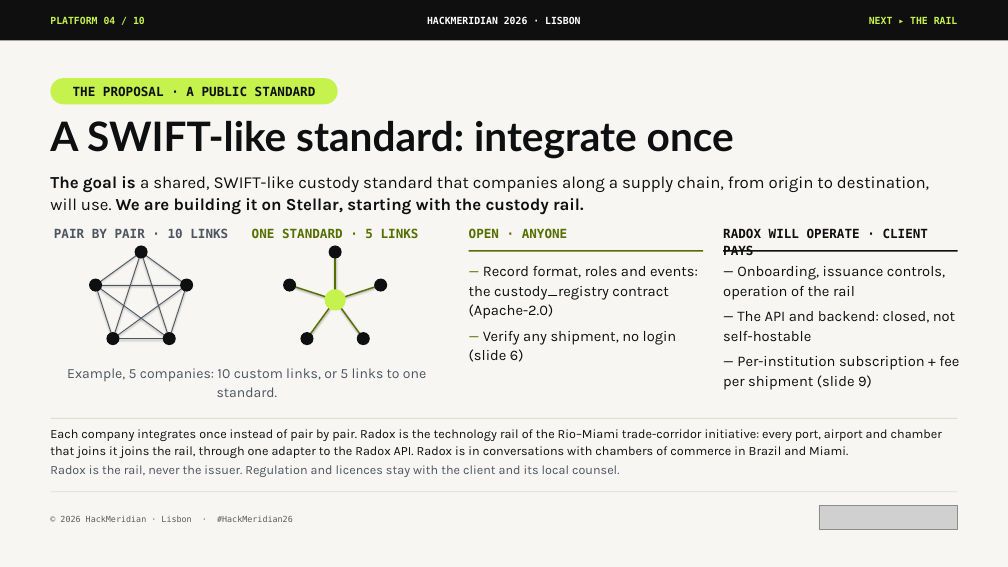
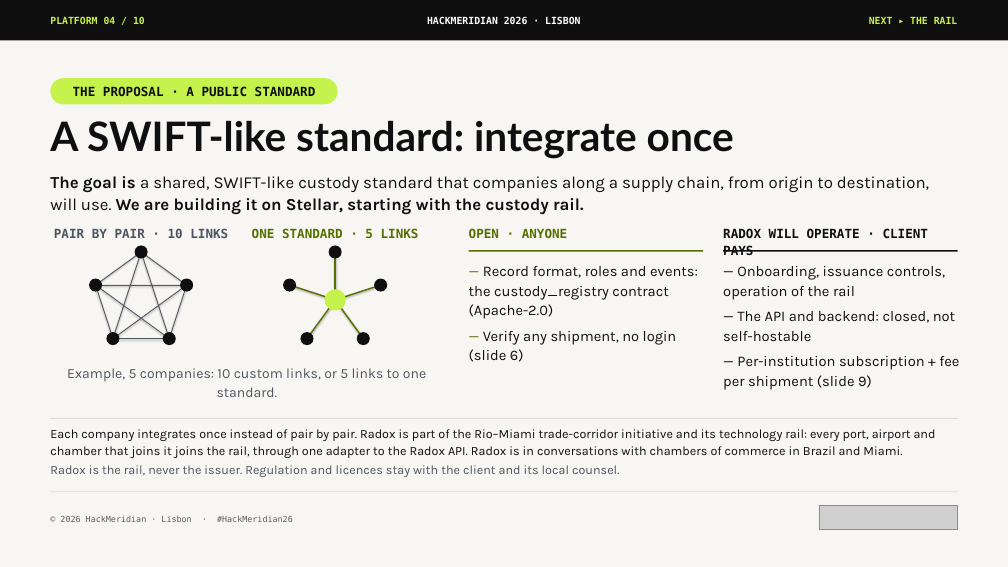
Before and after one commit to pwsaragossy/hackmeridian-cos, a slide deck: slide 4 of projects/hackmeridian-rail/deck/radox-custody-rail.pptx. Drawn at 1008x567 pixels with LibreOffice and Linux fonts; fonts in the diff are those of the drawing; grey boxes stand for pictures. Boxes give left, top, right and bottom in pixels: in the first picture for what was removed or moved away, otherwise in the second. Text is boxed around its words. In the diff, an @@ line names an element or a change of style, - is before the commit and + after.

Commit message:
update from hackmeridian-rail

```diff
--- a/projects/hackmeridian-rail/deck/radox-custody-rail.pptx
+++ b/projects/hackmeridian-rail/deck/radox-custody-rail.pptx
@@ text at <box>50,429,936,458</box>: text changed @@
-Each company integrates once instead of pair by pair. Radox is the technology rail of the Rio–Miami trade-corridor initiative: every port, airport and chamber that joins it joins the rail, through one adapter to the Radox API. Radox is in conversations with chambers of commerce in Brazil and Miami.
+Each company integrates once instead of pair by pair. Radox is part of the Rio–Miami trade-corridor initiative and its technology rail: every port, airport and chamber that joins it joins the rail, through one adapter to the Radox API. Radox is in conversations with chambers of commerce in Brazil and Miami.
```
Also in this commit, not shown: 7 other files.
